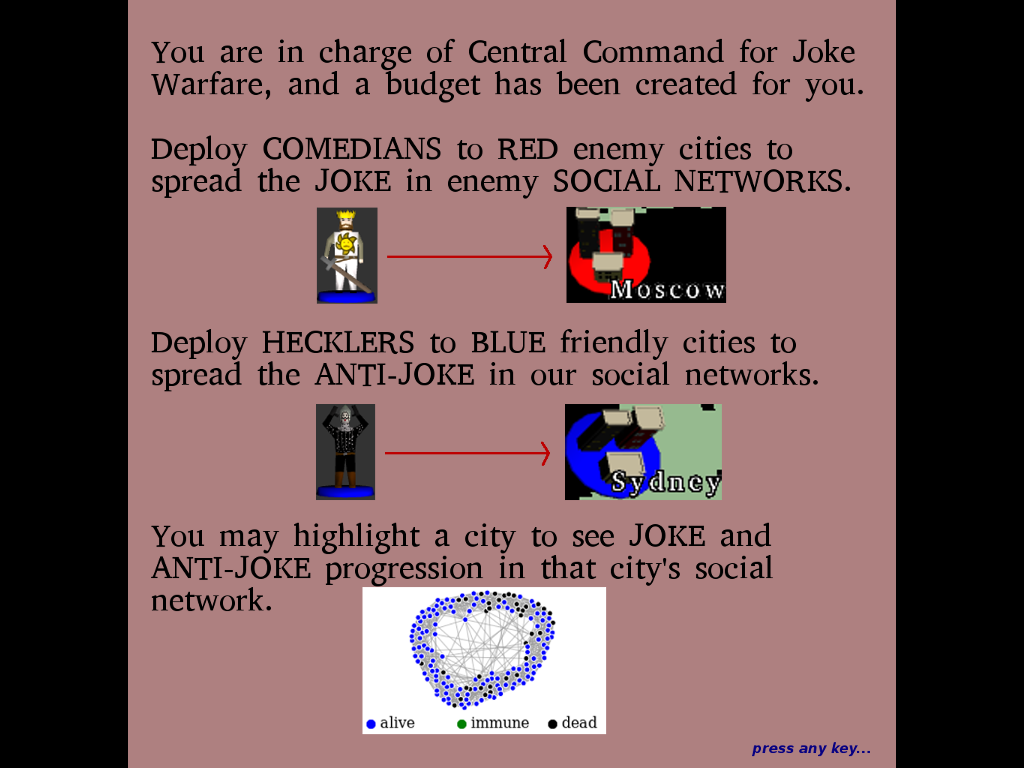
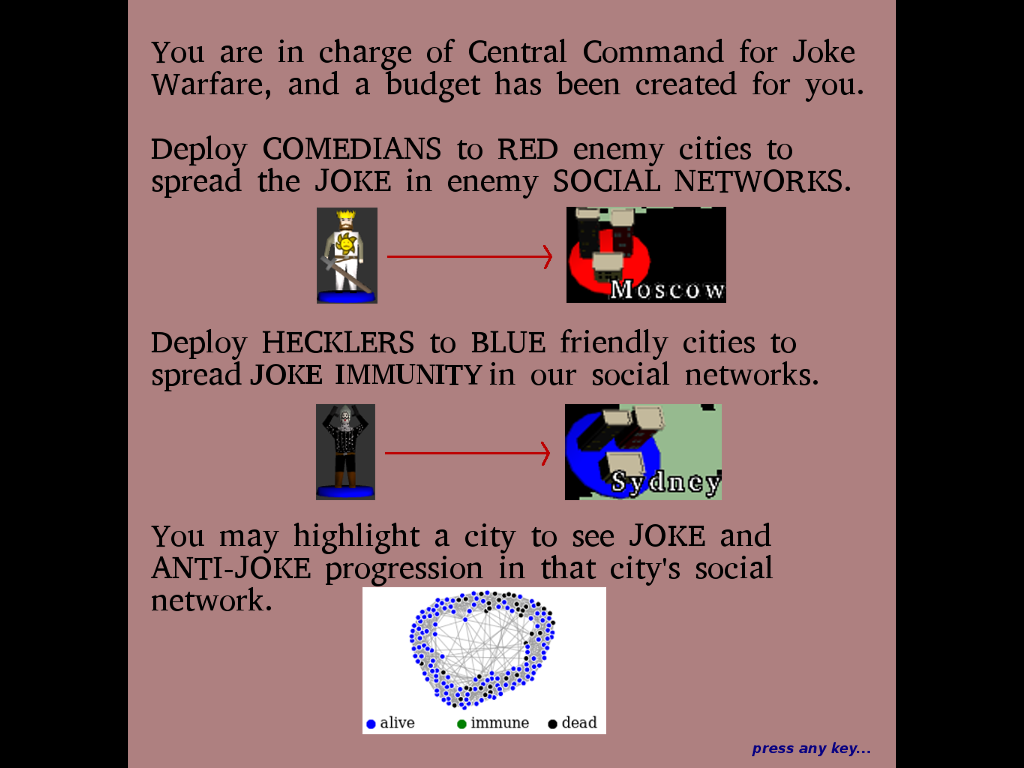
The second 1024×768 image is a revision of the first. Changes to its layers:
painted on "press any key..." over [left=250, top=364, right=483, bottom=386]
painted on "You are in charge of Central C..." over [left=257, top=361, right=475, bottom=387]
